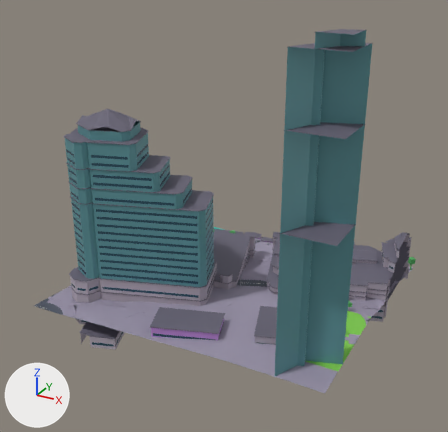
Two versions of the glTF model public/maps/melbourne/chunks/4_-14.glb, one commit apart.
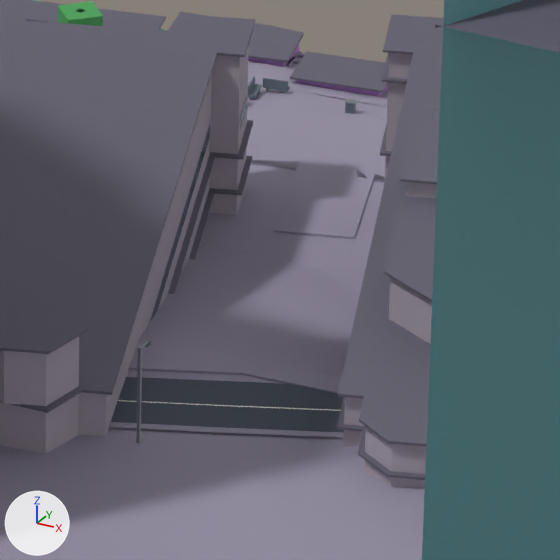
Each version is shown whole from a camera (50 mm lens) standing at (640.0, 1418.9, 141.4) and looking at (531.4, 1616.3, 42.7), then close up on the part from 50% to 66% of the width and 53% to 70% of the height. The axes (+X, +Y, +Z) are drawn at lower left. The lights are the same throughout. The older version's two pictures come first. Where no turn or scale is listed for an object, it has been applied to the vertices. Vertices at exactly the same position are counted once.

Names of what the first close-up shows: 'compiled-chunk'.
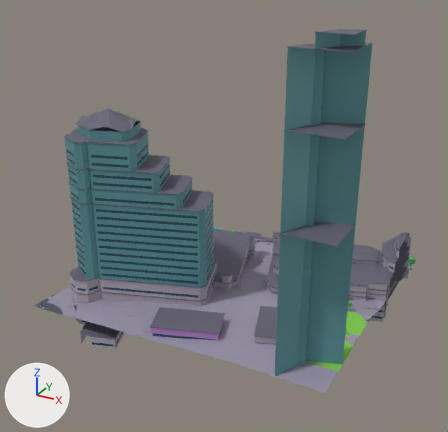
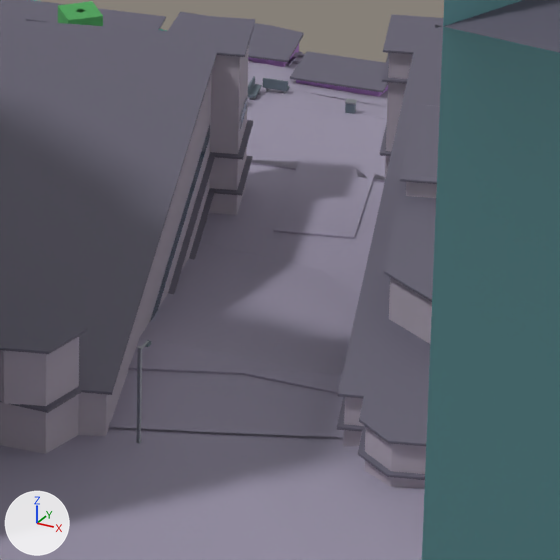
What differs and where, as boxes [x1, y1, x2, y2] in the close-ups (560 x 560 px; the box of a moved part takes in the faces that stretch with it):
part 1 of me_mesh_0, moved or reshaped (not visible afterwards): before [111, 377, 344, 432]
part 2 of me_mesh_0, rebuilt (not visible afterwards): before [118, 400, 340, 411]

The change, as a diff of the scene's bpy script:
```diff
--- a/public/maps/melbourne/chunks/4_-14.glb.py
+++ b/public/maps/melbourne/chunks/4_-14.glb.py
@@ me_mesh_0 @@
 # used by ob_compiled_chunk; location = (534.38, 1626.62, 60.05)
-me_mesh_0.from_pydata(...)  # 8097 vertices, 10445 faces; spans x -60.8..60.8, y -60.6..60.6, z -61.8..61.8
+me_mesh_0.from_pydata(...)  # 8096 vertices, 10442 faces; spans x -60.8..60.8, y -60.6..60.6, z -61.8..61.8
+# me_mesh_0 part 1: the loose piece of 175 vertices spanning x -60.4..25.1, y -32.5..2.0, z -50.5..-45.7 is moved by (0.0, 0.0, -5.0)
+# me_mesh_0 part 2: the loose piece of 109 vertices spanning x -57.3..21.4, y -28.8..-1.7, z -50.2..-46.0 is rebuilt with 108 vertices and now spans x -57.3..21.4, y -28.8..-1.7, z -55.2..-51.0
+# other edits to the shape of me_mesh_0 do not show in these pictures
 me_mesh_0.materials.append(mat_asphalt)
```
